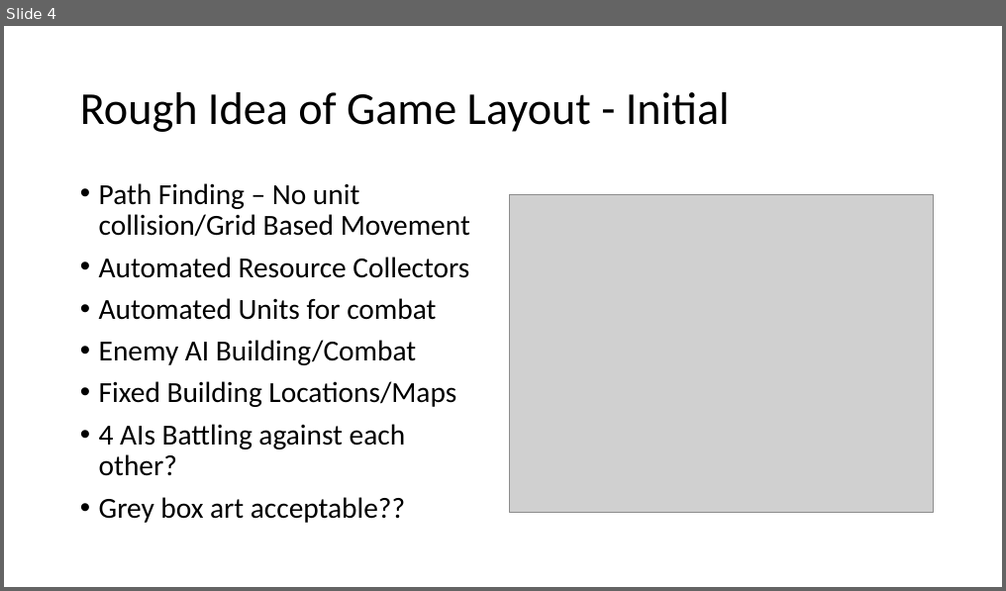
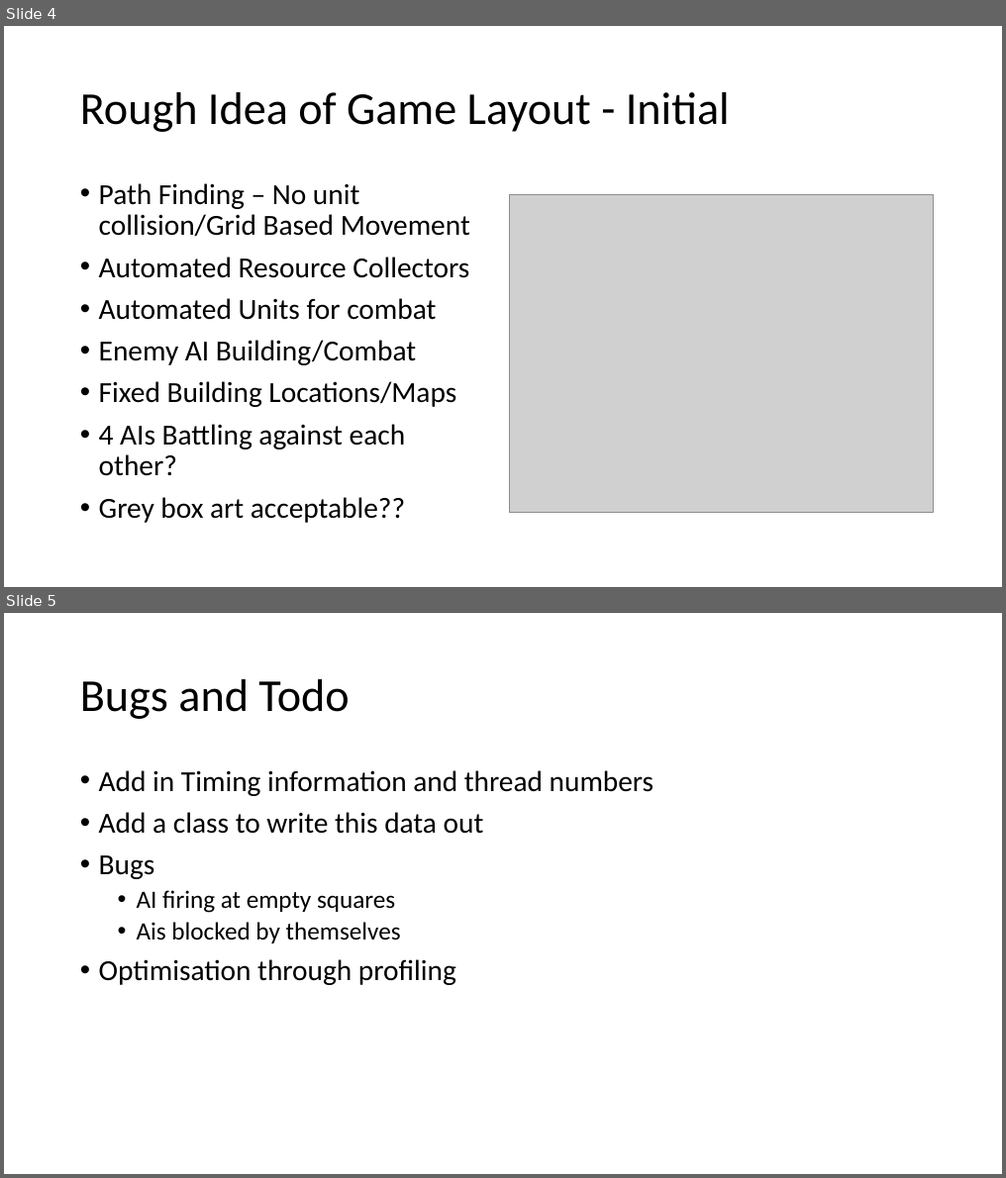
Before and after one commit to jammy2232/CMP202, a slide deck: documentation/Coursework.pptx. Shown one above the other, each under a label of ours: slide 4 before the commit, slides 4 and 5 after it. The pictures are 1006x591 and 1006x1178 pixels, drawn with LibreOffice and Linux fonts; fonts in the diff are those of the drawing; grey boxes stand for pictures. Boxes give left, top, right and bottom in pixels: in the first picture for what was removed or moved away, otherwise in the second. Text is boxed around its words. In the diff, an @@ line names an element or a change of style, - is before the commit and + after.

```diff
--- a/documentation/Coursework.pptx
+++ b/documentation/Coursework.pptx
@@ slide 5 added at bbox=[4, 613, 1002, 1174], background #FFFFFF @@
@@ title added at bbox=[80, 679, 349, 719], 44 pt, text #000000 @@
+Bugs and Todo
@@ text added at bbox=[99, 770, 654, 985], 28 pt, text #000000 @@
+• Add in Timing information and thread numbers
+• Add a class to write this data out
+• Bugs
+  • AI firing at empty squares
+  • Ais blocked by themselves
+• Optimisation through profiling
```
Also in this commit, not shown: 38 other files.
